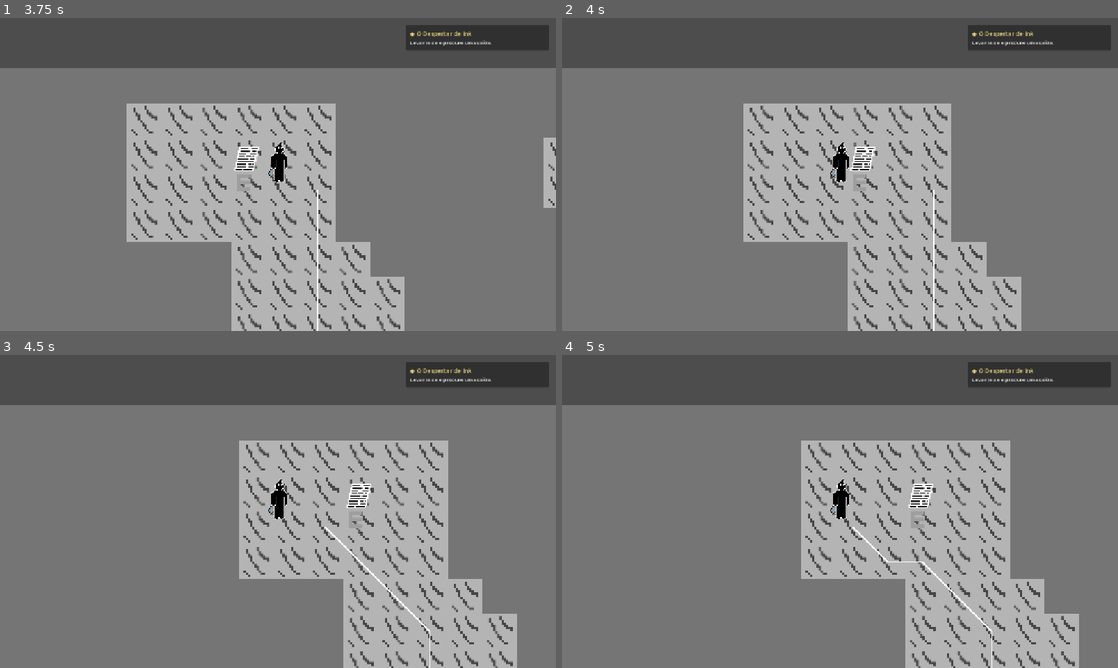
Above: before the commit, frames 1-4 (two rows, left to right).
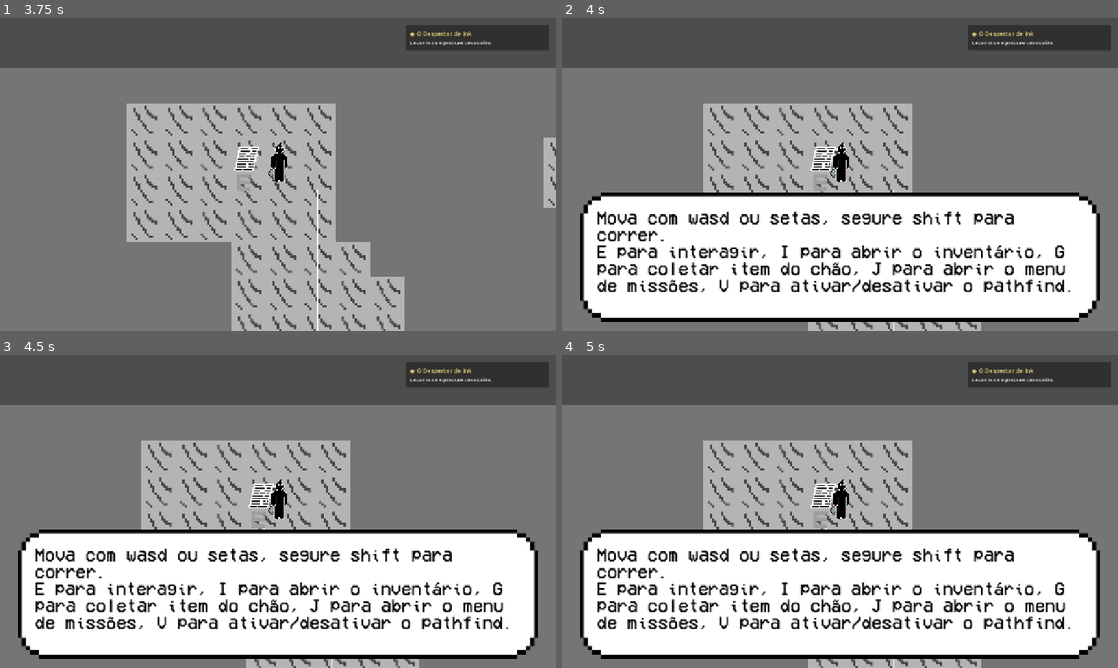
Above: after the commit, the same moments.

Repository: RodrigoAlvys/The-legend-of-Ink
Game: Godot game, scene res://mapas/mapa1.tscn
Same seed, same stepped clock (60 frames per second), same inputs: the game is played once before the commit and once after it.
Inputs (mouse positions are in pixels of both pictures, inside the frame that each line leads up to):
- Up to frame 1 (3.75 s): tap Enter at 0.5, 2.75 s; move the mouse to (400, 158) at 0.52 s; hold Right (ui_right) 0.53-1.25 s; hold E (interact) 0.53-1.25 s; click (400, 158) at 0.67 s; drag from (166, 190) to (250, 237) at 1.27 s; tap Space at 2, 3.5 s; move the mouse to (333, 105) at 2.02 s; hold Right (ui_right) 2.03-2.75 s; hold E (interact) 2.03-2.75 s; tap G at 2.1 s; drag from (250, 237) to (111, 127) at 2.77 s; move the mouse to (444, 221) at 3.52 s; hold Left (ui_left) from 3.53 s (still down); hold Shift from 3.53 s (still down)
- Up to frame 2 (4 s): keep holding Left (ui_left); keep holding Shift; tap E (interact) at 3.8 s
- Up to frame 3 (4.5 s): release Left (ui_left) at 4.25 s; release Shift at 4.25 s; drag from (111, 464) to (361, 495) at 4.27 s
- Up to frame 4 (5 s): no input

Frame 1 is identical in both runs. In frame 2, 44% of the frame differs, in the area x 3-97%, y 27-100%; in frame 3, 49%; in frame 4, 49%.

Commit message:
aprimorou o metodo de interação
trocou o raycast por shapecast, para melhorar a interação com o objeto do mapa

Diff:
--- a/rp-gprojeto/jogador/Player.tscn
+++ b/rp-gprojeto/jogador/Player.tscn
@@ -1,10 +1,12 @@
 [gd_scene format=3 uid="uid://gc8ppb38pjih"]
 
-[ext_resource type="Script" path="res://jogador/controles.gd" id="1_kpjcp"]
+[ext_resource type="Script" uid="uid://52ud2qp5kpku" path="res://jogador/controles.gd" id="1_kpjcp"]
 [ext_resource type="Texture2D" uid="uid://ulaaj8t5mqlt" path="res://arte/sprites/ink.png" id="2_kne1u"]
 
 [sub_resource type="RectangleShape2D" id="RectangleShape2D_kdubu"]
 size = Vector2(64, 64)
+
+[sub_resource type="RectangleShape2D" id="RectangleShape2D_jnmpg"]
 
 [node name="CharacterBody2D" type="CharacterBody2D" unique_id=1566683655 groups=["player"]]
 collision_layer = 2
@@ -22,7 +24,7 @@
 [node name="Camera2D" type="Camera2D" parent="." unique_id=1427208974]
 position = Vector2(-3.8146973e-06, 0)
 
-[node name="RayCast2D" type="RayCast2D" parent="." unique_id=726319776]
-position = Vector2(-3.8146973e-06, 1)
+[node name="ShapeCast2D" type="ShapeCast2D" parent="." unique_id=2100097874]
+shape = SubResource("RectangleShape2D_jnmpg")
 collision_mask = 24
 collide_with_areas = true
--- a/rp-gprojeto/jogador/controles.gd
+++ b/rp-gprojeto/jogador/controles.gd
@@ -5,7 +5,7 @@
 
 var facing_direction = Vector2.DOWN
 
-@onready var raycast = $RayCast2D
+@onready var shapecast = $ShapeCast2D
 
 
 func _physics_process(delta):
@@ -33,7 +33,7 @@
 	velocity = direction * speed
 	move_and_slide()
 
-	raycast.target_position = facing_direction * 64
+	shapecast.target_position = facing_direction * 64
 
 
 func _input(event):
@@ -43,10 +43,14 @@
 			DialogueUI.next()
 			return
 
-		raycast.force_raycast_update()
+		shapecast.force_shapecast_update()
 
-		if raycast.is_colliding():
-			var obj = raycast.get_collider()
+		if shapecast.is_colliding():
 
-			if obj and obj.has_method("interact"):
-				obj.interact()
+			for i in range(shapecast.get_collision_count()):
+
+				var obj = shapecast.get_collider(i)
+
+				if obj and obj.has_method("interact"):
+					obj.interact()
+					break
--- a/rp-gprojeto/mapas/papeltutorial.gd
+++ b/rp-gprojeto/mapas/papeltutorial.gd
@@ -2,5 +2,5 @@
 
 func interact():
 	DialogueUI.start_dialogue([
-		"Mova com wasd ou setas, segure shift para correr.\nE para interagir, I para abrir o inventário, J para abrir o menu de missões, V para ativar/desativar o pathfind."
+		"Mova com wasd ou setas, segure shift para correr.\nE para interagir, I para abrir o inventário, G para coletar item do chão, J para abrir o menu de missões, V para ativar/desativar o pathfind."
 	])
Not shown, added: rp-gprojeto/mapas/vermelho.gd.uid
